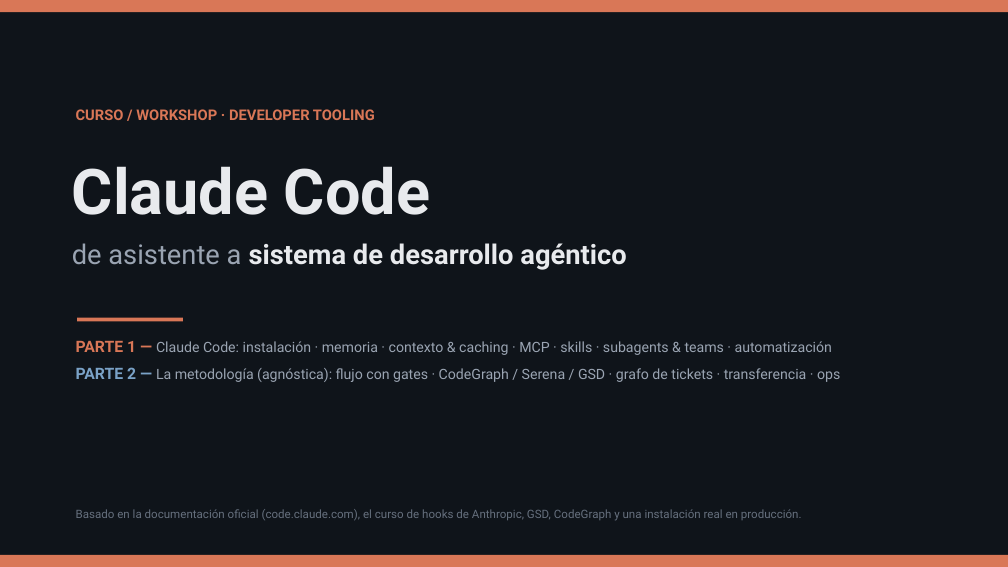
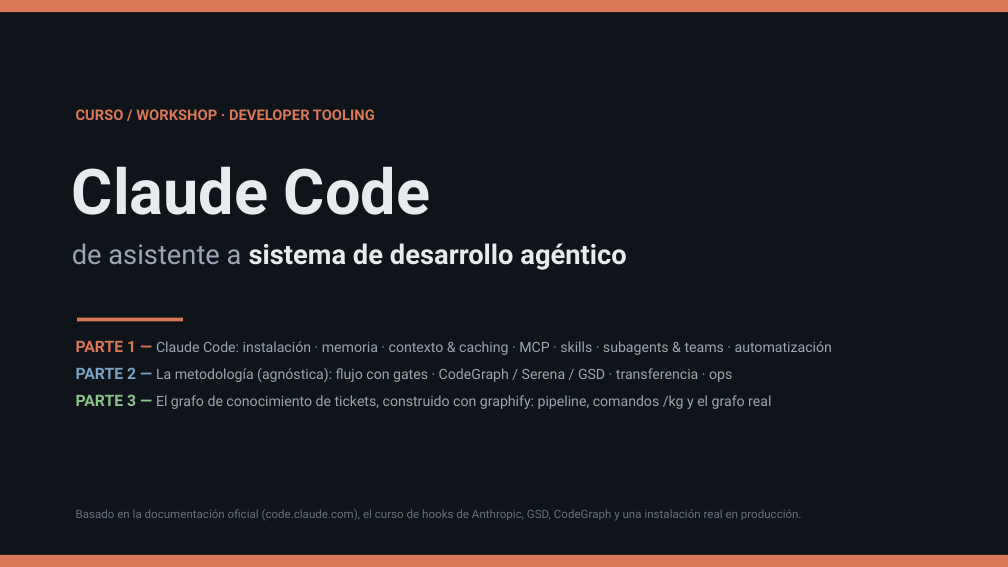
Before and after one commit to olonok69/claude_code_ml_engineer, a slide deck: slide 1 of presentacion/Claude_Code_Presentacion.pptx. Drawn at 1008x567 pixels with LibreOffice and Linux fonts; fonts in the diff are those of the drawing. Boxes give left, top, right and bottom in pixels: in the first picture for what was removed or moved away, otherwise in the second. Text is boxed around its words. In the diff, an @@ line names an element or a change of style, - is before the commit and + after.

Commit message:
ultimos cambios con plot de graphify

```diff
--- a/presentacion/Claude_Code_Presentacion.pptx
+++ b/presentacion/Claude_Code_Presentacion.pptx
@@ text at [76, 367, 771, 409]: text changed @@
-PARTE 2 — La metodología (agnóstica): flujo con gates · CodeGraph / Serena / GSD · grafo de tickets · transferencia · ops
+PARTE 2 — La metodología (agnóstica): flujo con gates · CodeGraph / Serena / GSD · transferencia · ops
+PARTE 3 — El grafo de conocimiento de tickets, construido con graphify: pipeline, comandos /kg y el grafo real
```
Also in this commit, not shown: 7 other slides changed, 4 slides added, 1 slide removed, 7 other files.
